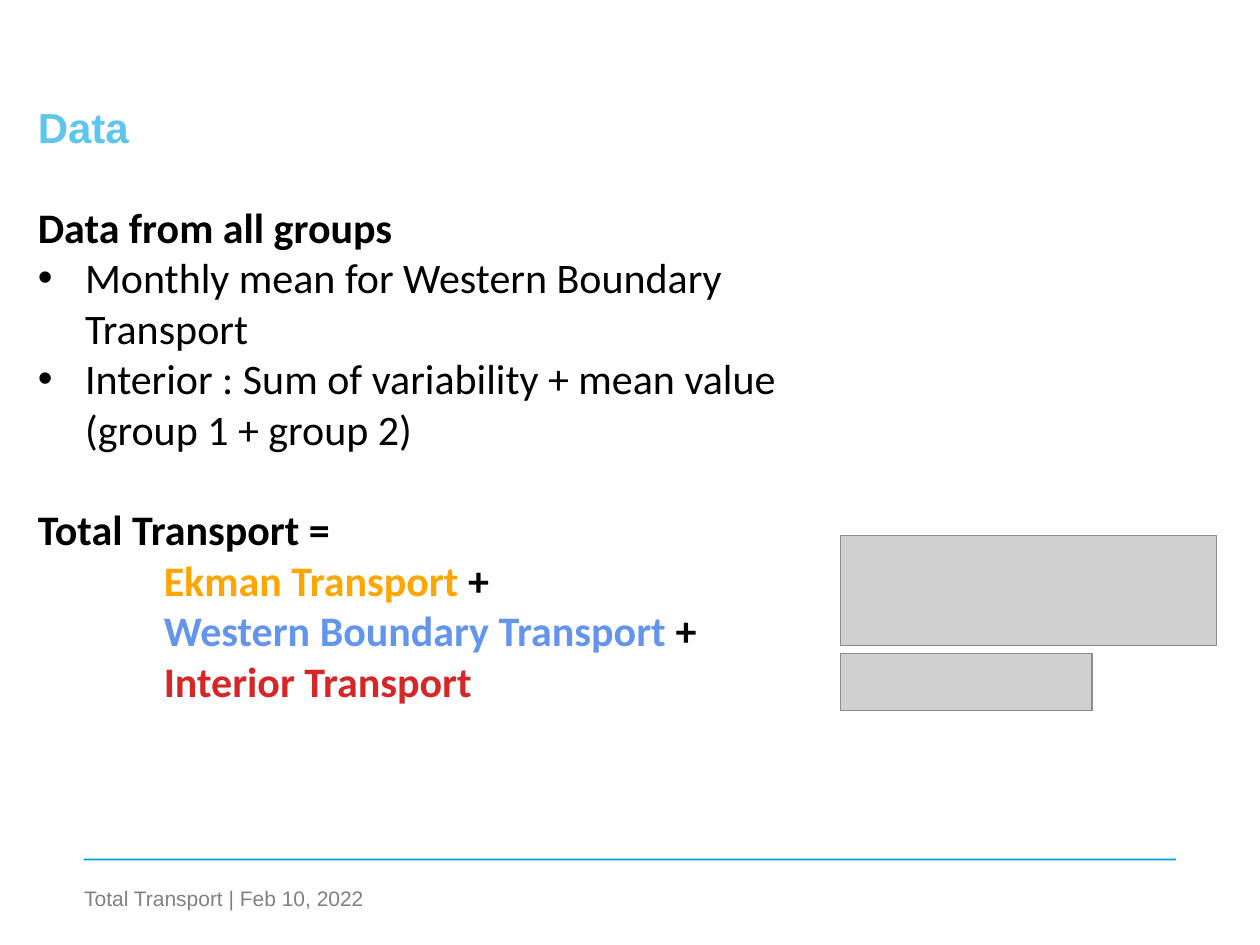
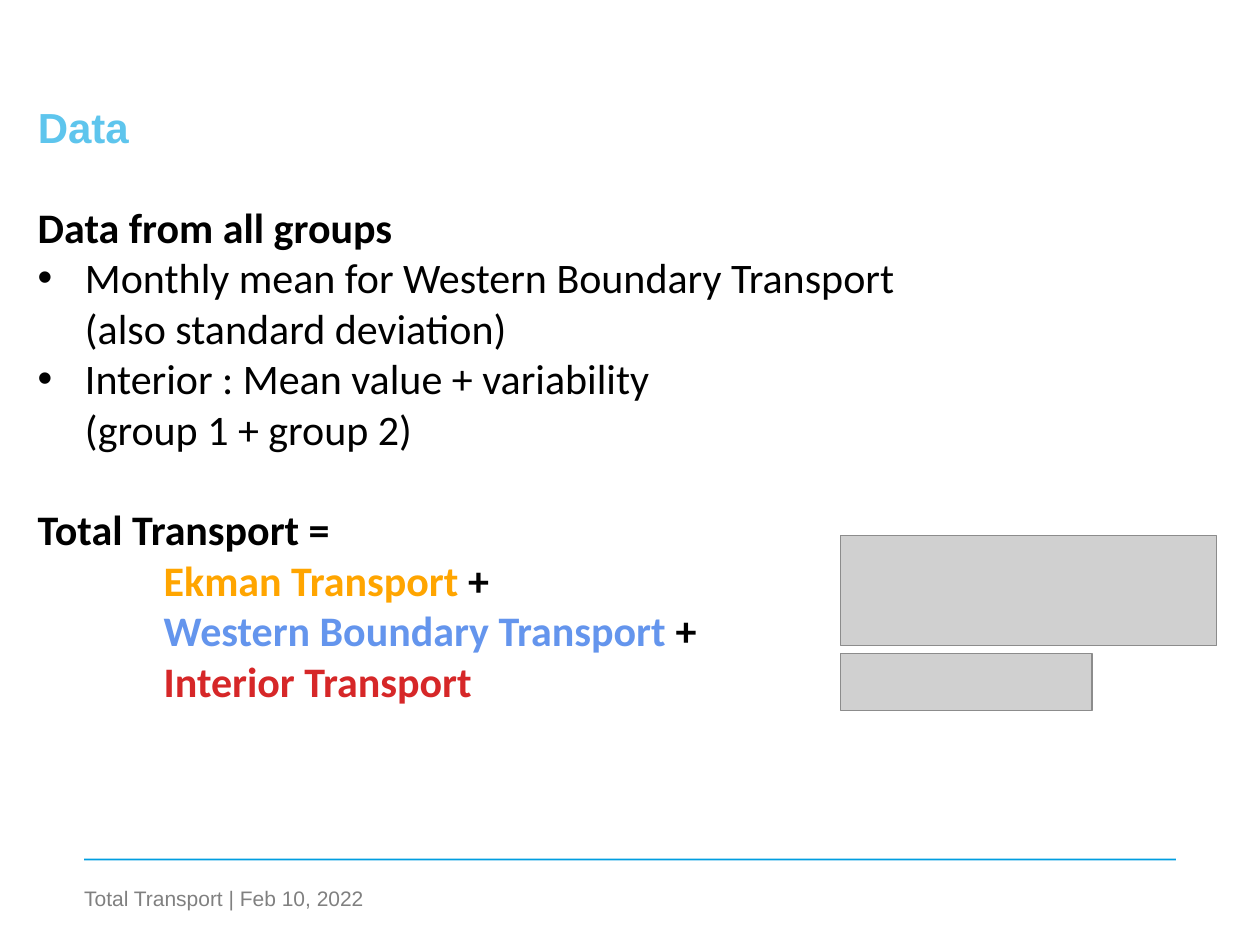
Before and after one commit to nilsnevertree/ApothermGroupProject, a slide deck: slide 2 of Thermo_Group_Project.pptx. Drawn at 1260x945 pixels with LibreOffice and Linux fonts; fonts in the diff are those of the drawing; grey boxes stand for pictures; background and template pictures are left out. Boxes give left, top, right and bottom in pixels: in the first picture for what was removed or moved away, otherwise in the second. Text is boxed around its words. In the diff, an @@ line names an element or a change of style, - is before the commit and + after.

```diff
--- a/Thermo_Group_Project.pptx
+++ b/Thermo_Group_Project.pptx
@@ text at [85,263,894,453]: text changed @@
-• Monthly mean for Western Boundary Transport
-• Interior : Sum of variability + mean value (group 1 + group 2)
+• Monthly mean for Western Boundary Transport (also standard deviation)
+• Interior : Mean value + variability
+  (group 1 + group 2)
```
Also in this commit, not shown: 3 other slides changed, 7 other files.
